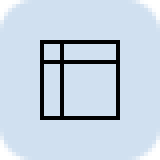
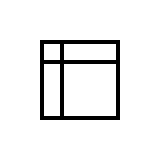
Layer changes from the first 160 x 160 image to the second:
removed layer "Background" over [0, 0, 160, 160]
